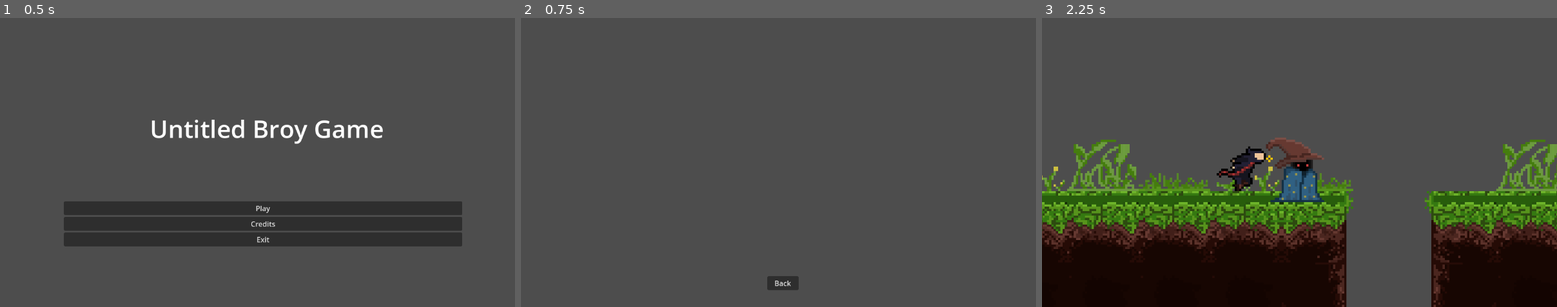
Above: before the commit, frames 1-3 (left to right).
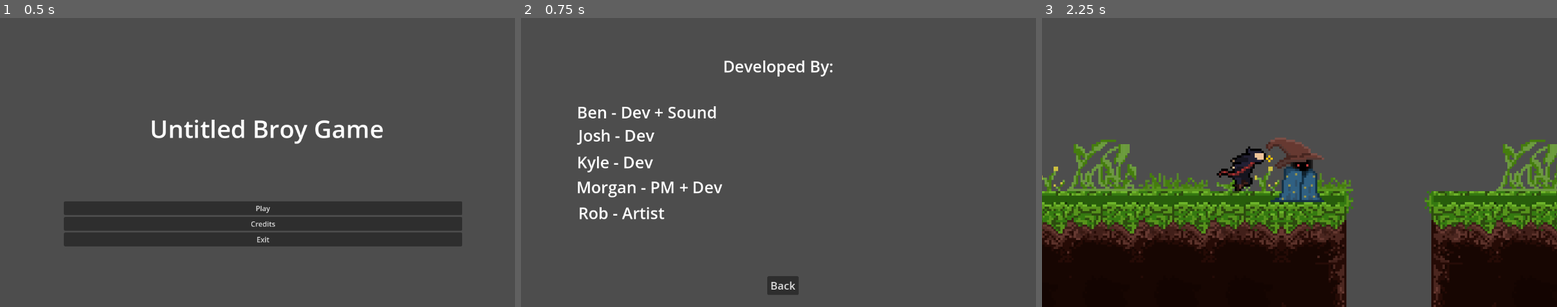
Above: after the commit, the same moments.

Repository: MRobinson12/BroyGames
Game: Godot game, scene res://Scenes/main_menu.tscn
Same seed, same stepped clock (60 frames per second), same inputs: the game is played once before the commit and once after it.
Inputs:
- Up to frame 1 (0.5 s): no input
- Up to frame 2 (0.75 s): click "Credits" at 0.5 s
- Up to frame 3 (2.25 s): click "Back" at 1.25 s; click "Play" at 2 s

Frame 1 is identical in both runs. In frame 2, 2.2% of the frame differs, in the area x 10-61%, y 14-96%; in frame 3, nothing differs.

Commit message:
Added Ability To Quit | Moved Scripts I Created

Diff:
--- a/Scenes/credits.tscn
+++ b/Scenes/credits.tscn
@@ -1,6 +1,6 @@
 [gd_scene load_steps=2 format=3 uid="uid://cs776o4pxw0ou"]
 
-[ext_resource type="Script" path="res://credits.gd" id="1_tfl5p"]
+[ext_resource type="Script" path="res://Scripts/credits.gd" id="1_tfl5p"]
 
 [node name="Credits" type="Control"]
 layout_mode = 3
@@ -24,7 +24,62 @@
 
 [node name="Return" type="Button" parent="VBoxContainer"]
 layout_mode = 2
+theme_override_font_sizes/font_size = 24
 text = "Back"
+
+[node name="Label" type="Label" parent="."]
+layout_mode = 0
+offset_left = 136.0
+offset_top = -23.0
+offset_right = 383.0
+offset_bottom = 27.0
+theme_override_font_sizes/font_size = 36
+text = "Developed By:"
+
+[node name="Label2" type="Label" parent="."]
+layout_mode = 0
+offset_left = -192.0
+offset_top = 248.0
+offset_right = 134.0
+offset_bottom = 298.0
+theme_override_font_sizes/font_size = 36
+text = "Morgan - PM + Dev"
+
+[node name="Label3" type="Label" parent="."]
+layout_mode = 0
+offset_left = -188.0
+offset_top = 306.0
+offset_right = 59.0
+offset_bottom = 356.0
+theme_override_font_sizes/font_size = 36
+text = "Rob - Artist"
+
+[node name="Label4" type="Label" parent="."]
+layout_mode = 0
+offset_left = -191.0
+offset_top = 192.0
+offset_right = 56.0
+offset_bottom = 242.0
+theme_override_font_sizes/font_size = 36
+text = "Kyle - Dev"
+
+[node name="Label5" type="Label" parent="."]
+layout_mode = 0
+offset_left = -188.0
+offset_top = 132.0
+offset_right = 59.0
+offset_bottom = 182.0
+theme_override_font_sizes/font_size = 36
+text = "Josh - Dev"
+
+[node name="Label6" type="Label" parent="."]
+layout_mode = 0
+offset_left = -191.0
+offset_top = 80.0
+offset_right = 122.0
+offset_bottom = 130.0
+theme_override_font_sizes/font_size = 36
+text = "Ben - Dev + Sound"
 
 [connection signal="pressed" from="VBoxContainer/Return" to="." method="_on_return_pressed"]
 [connection signal="pressed" from="VBoxContainer/Return" to="." method="_on_play_pressed"]
--- a/Scenes/main_menu.tscn
+++ b/Scenes/main_menu.tscn
@@ -1,6 +1,6 @@
 [gd_scene load_steps=2 format=3 uid="uid://bpuwmmlu0n5vu"]
 
-[ext_resource type="Script" path="res://mainmenu.gd" id="1_6q4mq"]
+[ext_resource type="Script" path="res://Scripts/mainmenu.gd" id="1_6q4mq"]
 
 [node name="MainMenu" type="Control"]
 layout_mode = 3
--- a/Scripts/player.gd
+++ b/Scripts/player.gd
@@ -23,7 +23,6 @@
 	$AnimatedSprite2D.play("idle")
 	$AnimatedSprite2D.animation_finished.connect(_on_landing_animation_finished)
 
-
 func _physics_process(delta):
 	if current_state != State.JUMP:
 		if Input.is_action_pressed("ui_right") and is_on_floor():
@@ -40,6 +39,9 @@
 				$AnimatedSprite2D.play("idle")
 				current_state = State.IDLE
 				_stop_running_sound()
+
+		if Input.is_action_pressed("ui_cancel"):
+			get_tree().change_scene_to_file("res://Scenes/main_menu.tscn")
 
 		if $AnimatedSprite2D.is_playing() == false and is_on_floor():
 			$AnimatedSprite2D.play("idle")
Renamed: credits.gd -> Scripts/credits.gd
Renamed: mainmenu.gd -> Scripts/mainmenu.gd
